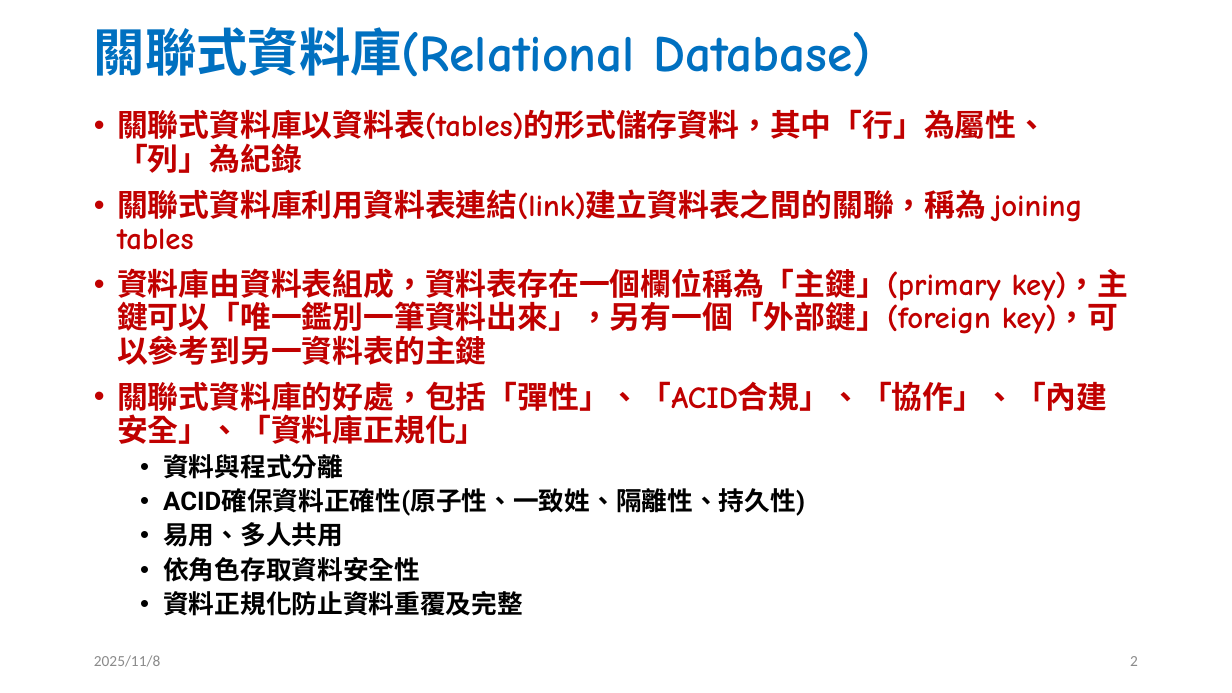
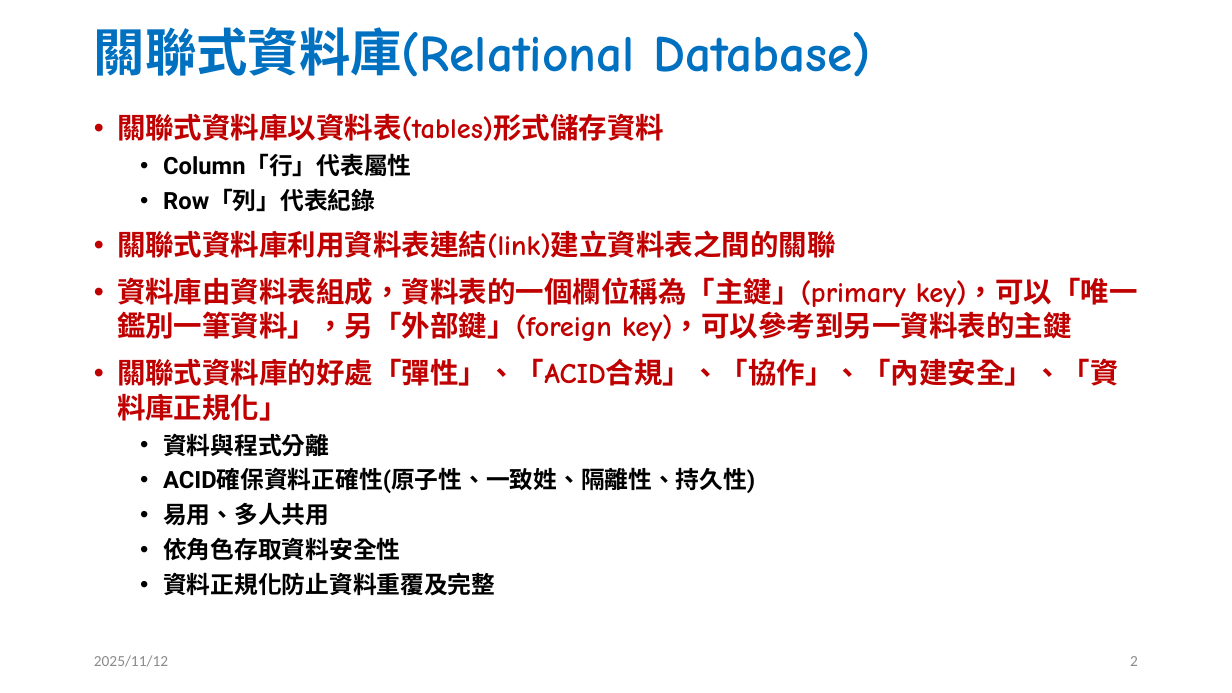
Before and after one commit to jc7qx/2025DB, a slide deck: slide 2 of slides/w10SQL1.pptx. Drawn at 1232x693 pixels with LibreOffice and Linux fonts; fonts in the diff are those of the drawing. Boxes give left, top, right and bottom in pixels: in the first picture for what was removed or moved away, otherwise in the second. Text is boxed around its words. In the diff, an @@ line names an element or a change of style, - is before the commit and + after.

```diff
--- a/slides/w10SQL1.pptx
+++ b/slides/w10SQL1.pptx
@@ text at [117, 113, 1138, 421]: text changed; size 24 to 22.2 pt @@
-• 關聯式資料庫以資料表(tables)的形式儲存資料，其中「行」為屬性、「列」為紀錄
-• 關聯式資料庫利用資料表連結(link)建立資料表之間的關聯，稱為 joining tables
-• 資料庫由資料表組成，資料表存在一個欄位稱為「主鍵」(primary key)，主鍵可以「唯一鑑別一筆資料出來」，另有一個「外部鍵」(foreign key)，可以參考到另一資料表的主鍵
-• 關聯式資料庫的好處，包括「彈性」、「ACID合規」、「協作」、「內建安全」、「資料庫正規化」
+• 關聯式資料庫以資料表(tables)形式儲存資料
+  • Column「行」代表屬性
+  • Row「列」代表紀錄
+• 關聯式資料庫利用資料表連結(link)建立資料表之間的關聯
+• 資料庫由資料表組成，資料表的一個欄位稱為「主鍵」(primary key)，可以「唯一鑑別一筆資料」，另「外部鍵」(foreign key)，可以參考到另一資料表的主鍵
+• 關聯式資料庫的好處「彈性」、「ACID合規」、「協作」、「內建安全」、「資料庫正規化」
@@ text at [163, 433, 755, 596]: size 20 to 18.5 pt in "資料與程式分離", "ACID確保資料正確性(原子性、一致姓、隔離性、持久性)", "易用、多人共用", "依角色存取資料安全性" and 1 more places; line spacing 0.9 to 1 @@
@@ text at [94, 655, 168, 667]: text changed @@
-2025/11/8
+2025/11/12
```
Also in this commit, not shown: 53 other slides changed, 3 slides added, 1 slide removed, 8 other files.
